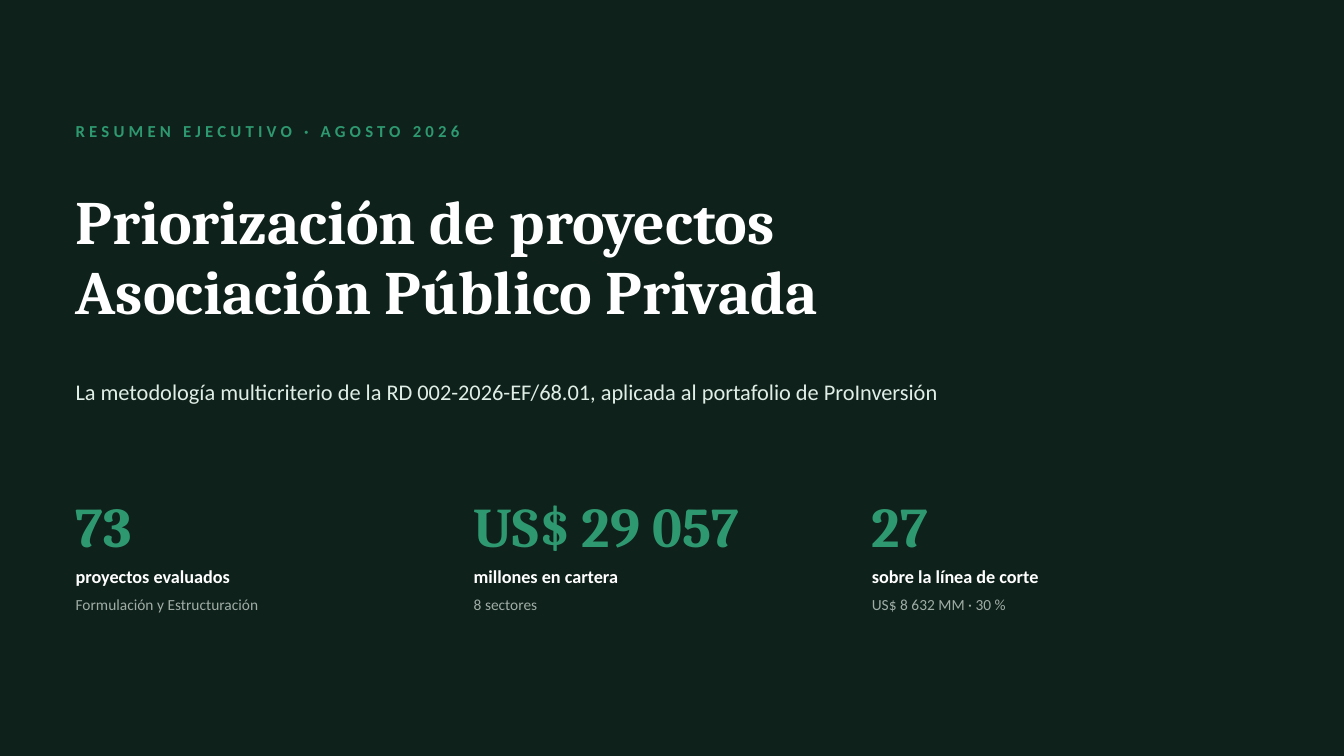
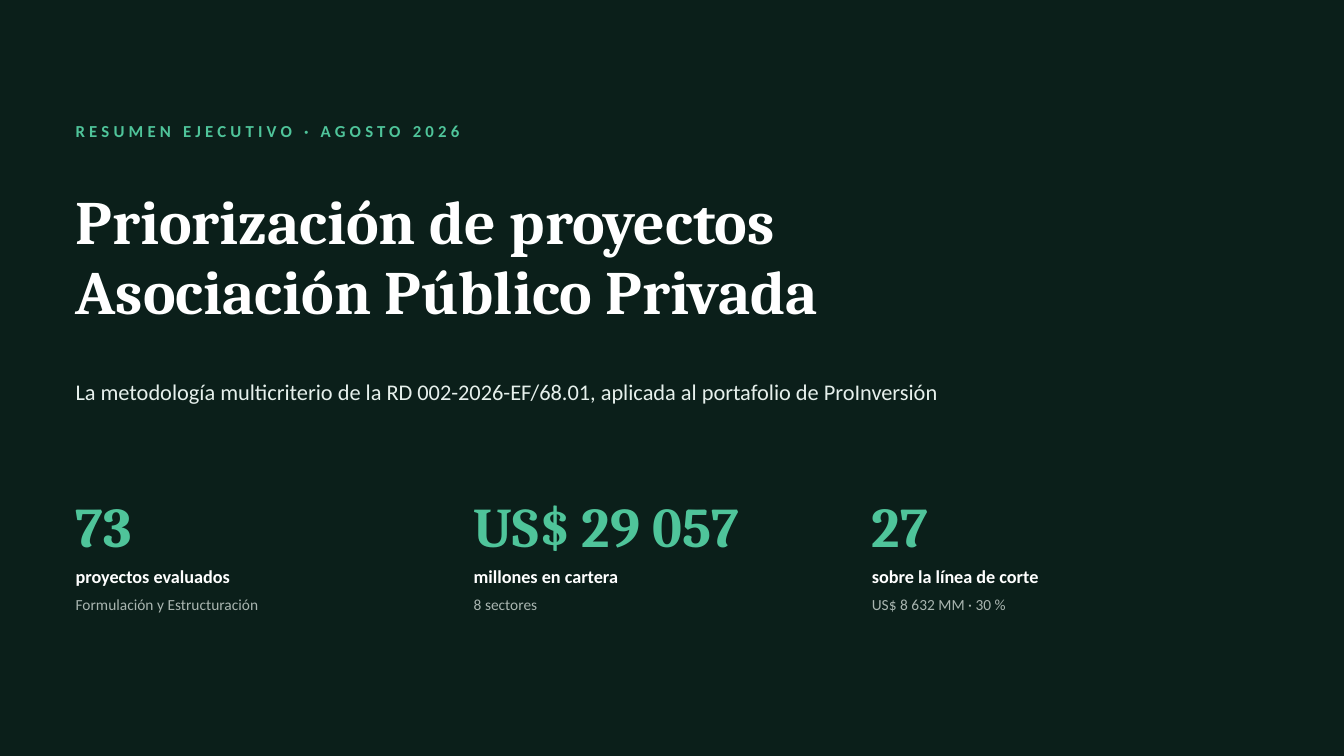
Before and after one commit to OBueno2785/Jerarquizador_APP, a slide deck: slide 1 of diseno/Resumen_Ejecutivo_Priorizacion_APP.pptx. Drawn at 1344x756 pixels with LibreOffice and Linux fonts; fonts in the diff are those of the drawing. Boxes give left, top, right and bottom in pixels: in the first picture for what was removed or moved away, otherwise in the second. Text is boxed around its words. In the diff, an @@ line names an element or a change of style, - is before the commit and + after.

```diff
--- a/diseno/Resumen_Ejecutivo_Priorizacion_APP.pptx
+++ b/diseno/Resumen_Ejecutivo_Priorizacion_APP.pptx
@@ background #0F211B to #0B1F1A @@
@@ text colour #2E9970 to #4FC49A in 4 elements at <box>76,125,460,137</box>, <box>76,509,132,548</box>, <box>474,505,739,551</box>, <box>872,509,928,548</box> @@
```
Also in this commit, not shown: 10 other slides changed, 3 other files.
